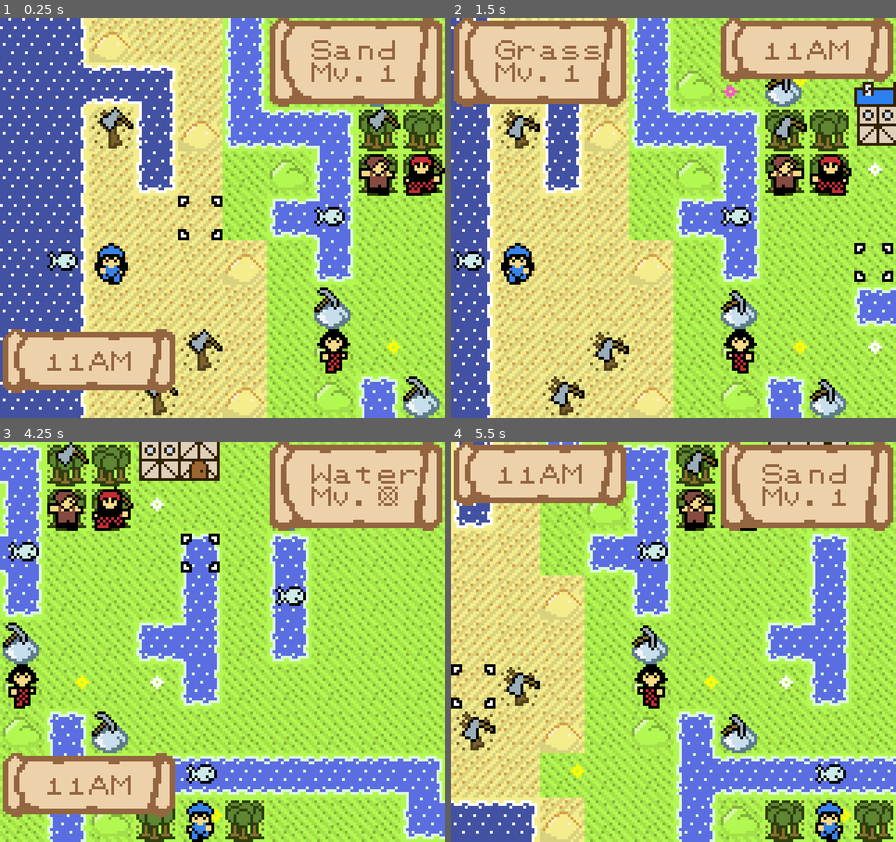
Above: before the commit, frames 1-4 (two rows, left to right).
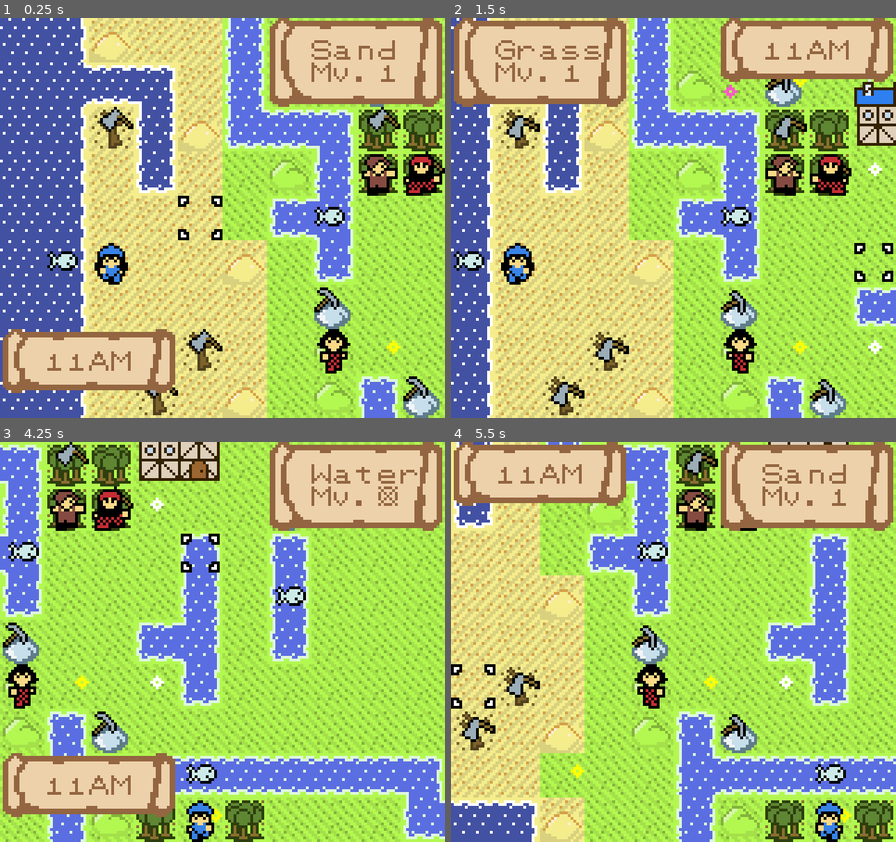
Above: after the commit, the same moments.

Repository: SummonerL/GuildBuilders
Game: Godot game, scene res://Scenes/Overworld/Overworld_Scene.tscn
The game is run twice, just before and just after one commit, with the same random seed, the same clock (stepped at 60 frames per second) and the same inputs. Sound files missing from this copy of the repository are replaced by a short silence.
Inputs:
- Up to frame 1 (0.25 s): no input
- Up to frame 2 (1.5 s): tap Enter (ui_accept) at 0.5, 0.77 s; hold Right (ui_right) 0.53-1.28 s; hold Down (ui_down) from 1.28 s (still down)
- Up to frame 3 (4.25 s): tap Enter (ui_accept) at 1.52, 3.02, 3.77 s; release Down (ui_down) at 2.03 s; hold Right (ui_right) 2.03-2.78 s; hold Up (ui_up) 2.78-3.53 s; hold Left (ui_left) from 3.53 s (still down)
- Up to frame 4 (5.5 s): tap Enter (ui_accept) at 4.52 s; release Left (ui_left) at 5.03 s; hold Down (ui_down) from 5.03 s (still down)

The runs differ from the first frame. In frame 1, 0.1% of the frame differs, in the area x 80-90%, y 37-45%; in frame 2, 0.1%; in frame 3, 0.1%; in frame 4, 0.1%.

Commit message:
fix comment

Diff:
--- a/Entities/Player/Units/Woodworker_Male.gd
+++ b/Entities/Player/Units/Woodworker_Male.gd
@@ -33,7 +33,7 @@
 
 	#skill_levels[constants.WOODWORKING] = 5
 
-	# give the male woodcutter some starting items
+	# give the male woodworker some starting items
 
 	# add the unit's starting ability
 
--- a/Entities/Player/Units/Woodworker_Male.tscn
+++ b/Entities/Player/Units/Woodworker_Male.tscn
@@ -18,6 +18,7 @@
 
 [node name="Woodworker_Male_Sprite" type="AnimatedSprite" parent="."]
 frames = SubResource( 1 )
+frame = 1
 speed_scale = 0.5
 playing = true
 centered = false
